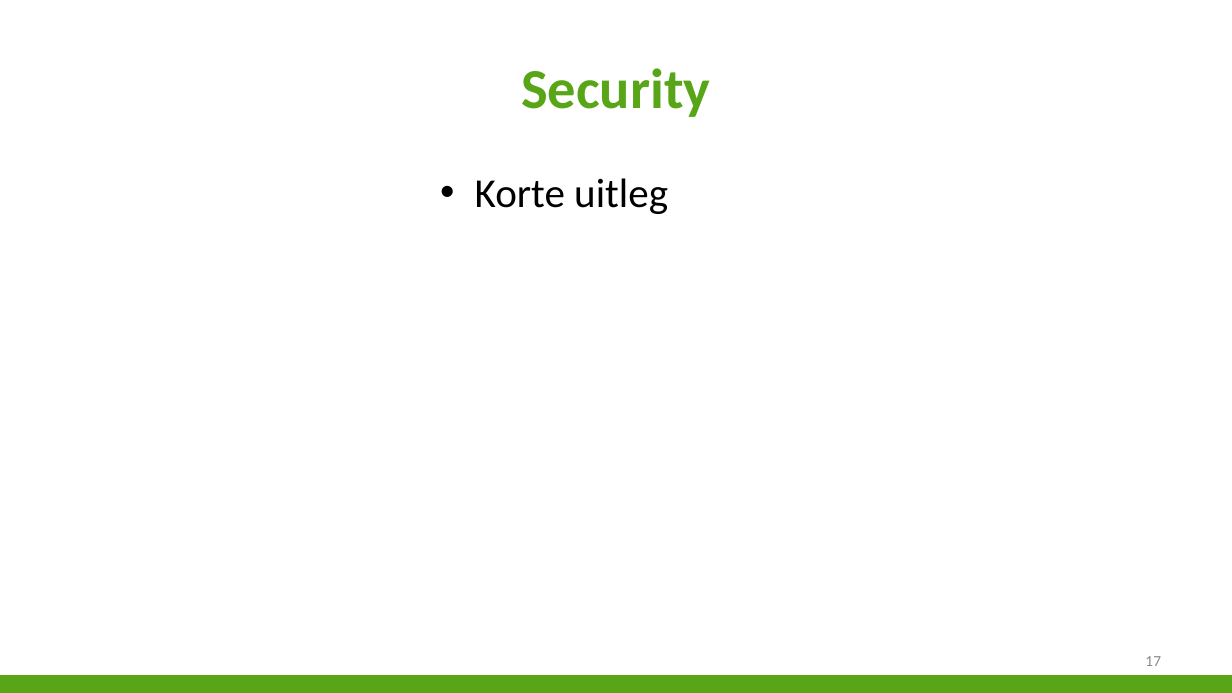
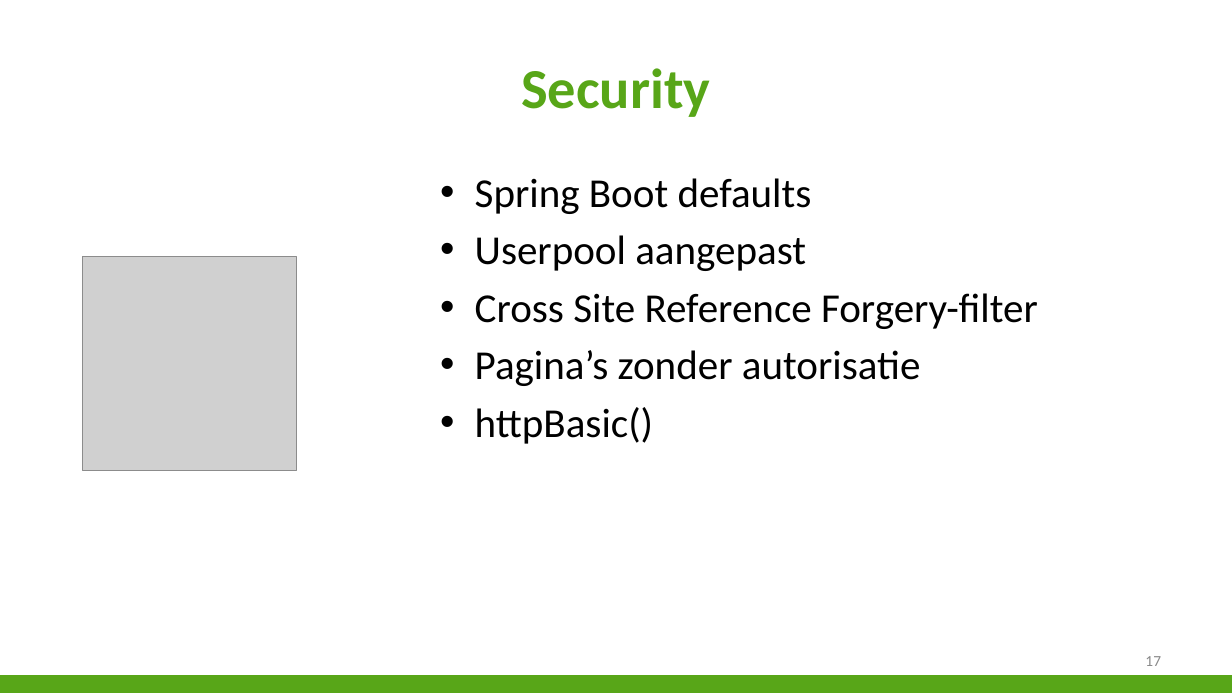
Before and after one commit to niekvandael/iTalent, a slide deck: slide 17 of italent/documents/Presentatie/Presentatie.pptx. Drawn at 1232x693 pixels with LibreOffice and Linux fonts; fonts in the diff are those of the drawing; grey boxes stand for pictures; background and template pictures are left out. Boxes give left, top, right and bottom in pixels: in the first picture for what was removed or moved away, otherwise in the second. Text is boxed around its words. In the diff, an @@ line names an element or a change of style, - is before the commit and + after.

Commit message:
-  ( https://italent.cloudapp.net:9443/ccm/web/projects/iTalent#action=com.ibm.team.workitem.viewWorkItem&id= )

```diff
--- a/italent/documents/Presentatie/Presentatie.pptx
+++ b/italent/documents/Presentatie/Presentatie.pptx
@@ text at (x1=475, y1=178, x2=1038, y2=444): text changed @@
-• Korte uitleg
+• Spring Boot defaults
+• Userpool aangepast
+• Cross Site Reference Forgery-filter
+• Pagina’s zonder autorisatie
+• httpBasic()
@@ picture added at (x1=82, y1=257, x2=296, y2=470) @@
```
Also in this commit, not shown: 3 other slides changed, 1 slide added, 1 slide removed.
